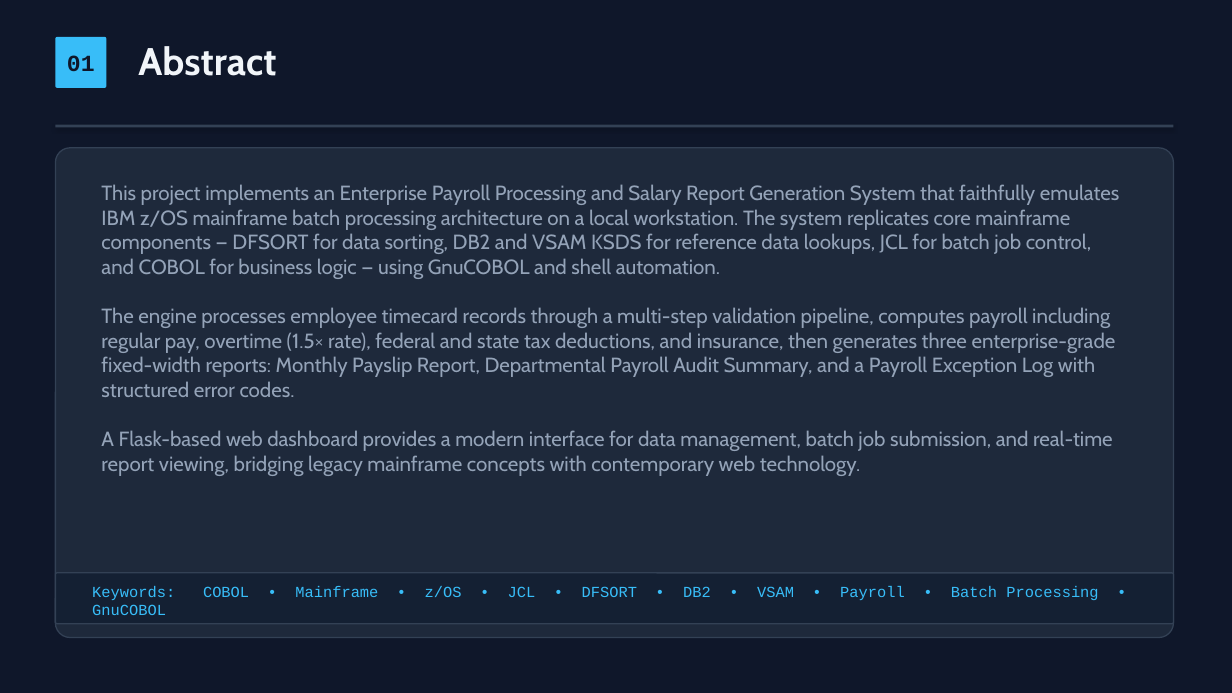
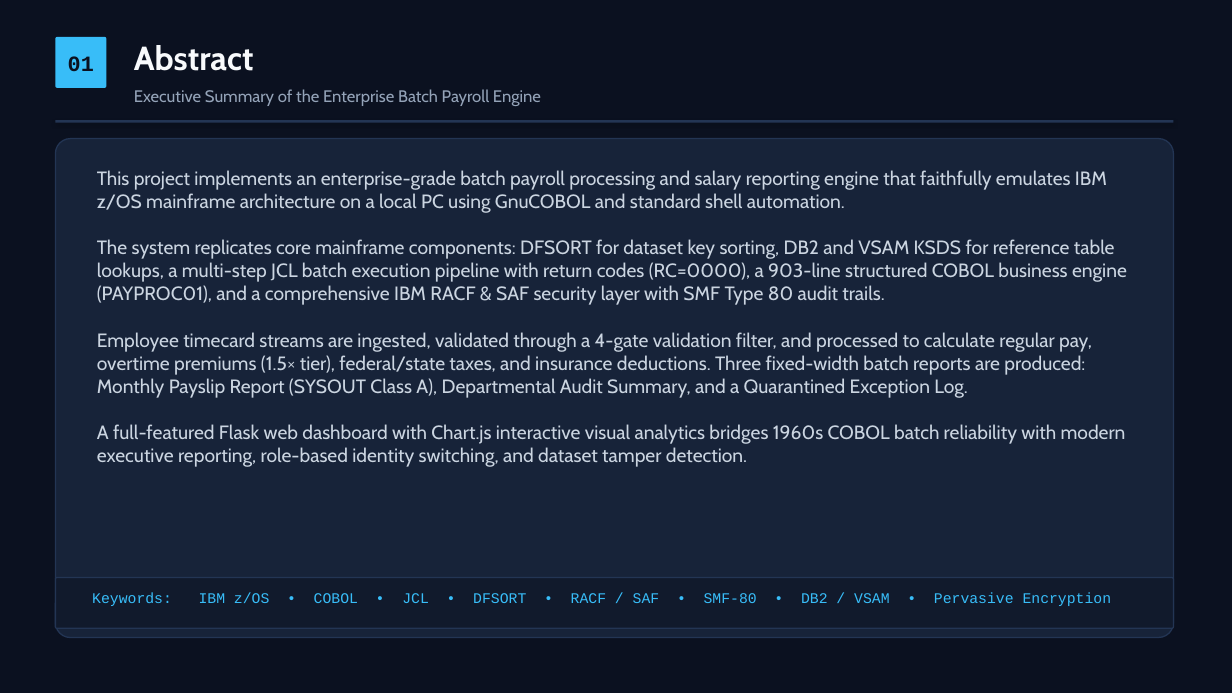
Before and after one commit to tanmay711/Enterprise-Payroll-Processing-and-Salary-Report-Generation-System, a slide deck: slide 2 of Enterprise_Payroll_System_Presentation.pptx. Drawn at 1232x693 pixels with LibreOffice and Linux fonts; fonts in the diff are those of the drawing. Boxes give left, top, right and bottom in pixels: in the first picture for what was removed or moved away, otherwise in the second. Text is boxed around its words. In the diff, an @@ line names an element or a change of style, - is before the commit and + after.

Commit message:
Update PowerPoint presentation with 12 comprehensive slides covering Data Architecture, 6-Step JCL, RACF/SAF Security & Analytics

```diff
--- a/Enterprise_Payroll_System_Presentation.pptx
+++ b/Enterprise_Payroll_System_Presentation.pptx
@@ background #0F172A to #0B1120 @@
@@ text "Abstract" at bbox=[134, 45, 254, 71]: size 30 to 26 pt, text colour #F1F5F9 to #F8FAFC @@
@@ text added at bbox=[134, 89, 541, 106], 13 pt, text #94A3B8 @@
+Executive Summary of the Enterprise Batch Payroll Engine
@@ rounded rectangle: place and size @@
-rounded rectangle at bbox=[55, 148, 1174, 638]
+rounded rectangle at bbox=[55, 139, 1174, 638]
@@ rounded rectangle at bbox=[55, 139, 1174, 638]: fill #1E293B to #172339; outline #334155 1 pt to #233554 1 pt @@
@@ rectangle: place and size @@
-rectangle at bbox=[55, 125, 1174, 128]
+rectangle at bbox=[55, 120, 1174, 123]
@@ rectangle at bbox=[55, 120, 1174, 123]: fill #334155 to #233554 @@
@@ text at bbox=[97, 170, 1127, 467]: text changed; size 16 to 15 pt; text colour #94A3B8 to #CBD5E1 @@
-This project implements an Enterprise Payroll Processing and Salary Report Generation System that faithfully emulates IBM z/OS mainframe batch processing architecture on a local workstation. The system replicates core mainframe components — DFSORT for data sorting, DB2 and VSAM KSDS for reference data lookups, JCL for batch job control, and COBOL for business logic — using GnuCOBOL and shell automation.
-The engine processes employee timecard records through a multi-step validation pipeline, computes payroll including regular pay, overtime (1.5× rate), federal and state tax deductions, and insurance, then generates three enterprise-grade fixed-width reports: Monthly Payslip Report, Departmental Payroll Audit Summary, and a Payroll Exception Log with structured error codes.
-A Flask-based web dashboard provides a modern interface for data management, batch job submission, and real-time report viewing, bridging legacy mainframe concepts with contemporary web technology.
+This project implements an enterprise-grade batch payroll processing and salary reporting engine that faithfully emulates IBM z/OS mainframe architecture on a local PC using GnuCOBOL and standard shell automation.
+The system replicates core mainframe components: DFSORT for dataset key sorting, DB2 and VSAM KSDS for reference table lookups, a multi-step JCL batch execution pipeline with return codes (RC=0000), a 903-line structured COBOL business engine (PAYPROC01), and a comprehensive IBM RACF & SAF security layer with SMF Type 80 audit trails.
+Employee timecard streams are ingested, validated through a 4-gate validation filter, and processed to calculate regular pay, overtime premiums (1.5× tier), federal/state taxes, and insurance deductions. Three fixed-width batch reports are produced: Monthly Payslip Report (SYSOUT Class A), Departmental Audit Summary, and a Quarantined Exception Log.
+A full-featured Flask web dashboard with Chart.js interactive visual analytics bridges 1960s COBOL batch reliability with modern executive reporting, role-based identity switching, and dataset tamper detection.
@@ rounded rectangle: place and size @@
-rounded rectangle at bbox=[55, 573, 1174, 624]
+rounded rectangle at bbox=[55, 578, 1174, 628]
@@ rounded rectangle at bbox=[55, 578, 1174, 628]: fill #142033 to #111A2C; outline #334155 1 pt to #233554 1 pt @@
@@ text at bbox=[92, 592, 1112, 606]: text changed; size 12 to 11.5 pt @@
-Keywords: COBOL • Mainframe • z/OS • JCL • DFSORT • DB2 • VSAM • Payroll • Batch Processing • GnuCOBOL
+Keywords: IBM z/OS • COBOL • JCL • DFSORT • RACF / SAF • SMF-80 • DB2 / VSAM • Pervasive Encryption
```
Also in this commit, not shown: 2 other slides changed, 9 slides added, 5 slides removed.
